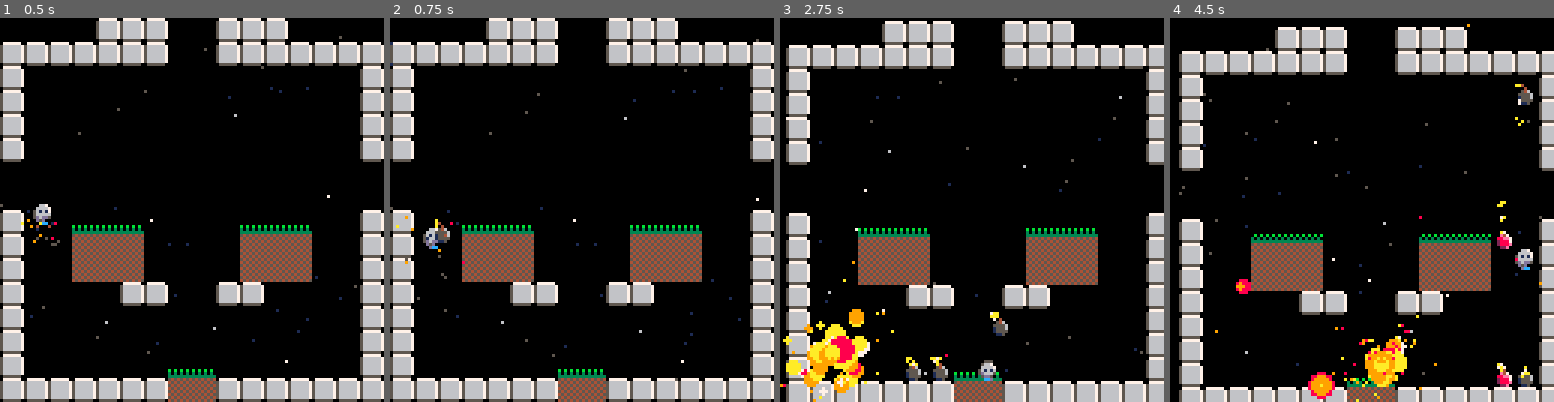
Above: before the commit, frames 1-4 (left to right).
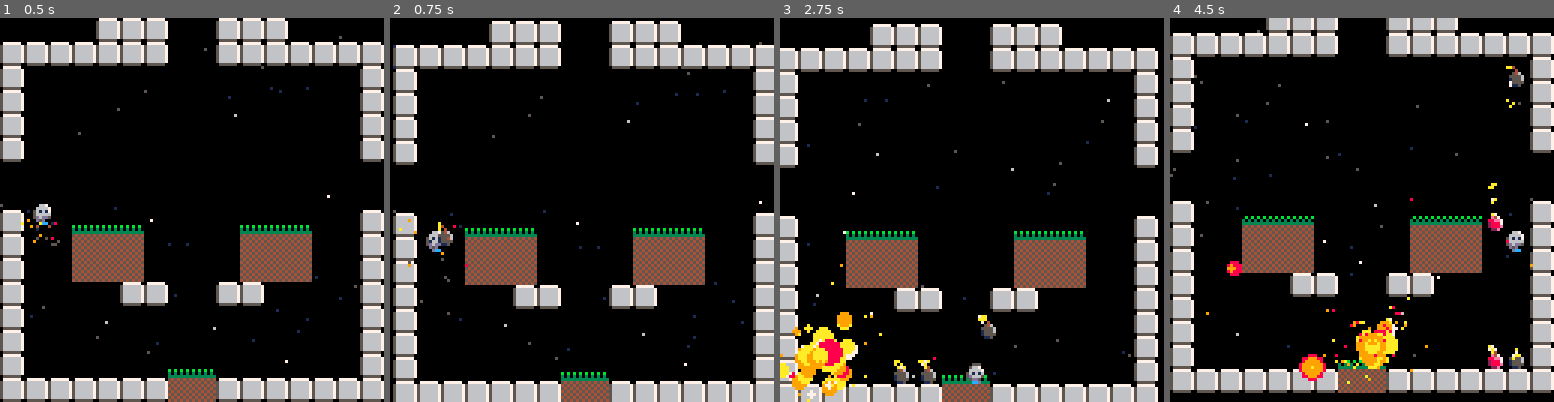
Above: after the commit, the same moments.

Repository: lkingsford/pico8-projects
Game: PICO-8 cartridge plat1.p8
The game is run twice, just before and just after one commit, with the same random seed, the same clock (stepped at 60 frames per second) and the same inputs.
Inputs:
- Up to frame 1 (0.5 s): tap X (X key) at 0.33 s
- Up to frame 2 (0.75 s): tap O (Z key) at 0.7 s
- Up to frame 3 (2.75 s): tap X (X key) at 1.07, 1.85 s; hold Right 1.6-2.1 s; tap O (Z key) at 1.7, 2.1, 2.5 s; hold Up 2.15-2.42 s; hold Right from 2.47 s (still down)
- Up to frame 4 (4.5 s): tap O (Z key) every 0.4 s from 2.9 to 4.1 s; tap X (X key) at 2.97, 4.08 s; release Right at 3.03 s; hold Left 3.08-3.58 s; hold Down 3.63-3.97 s; hold Right from 4.02 s (still down)

Frame 1 is identical in both runs. In frame 2, 17% of the frame differs, in the area x 0-100%, y 0-100%; in frame 3, 30%; in frame 4, 39%.

Commit message:
More screen shake

Diff:
--- a/plat1.p8
+++ b/plat1.p8
@@ -113,15 +113,23 @@
 	end
 end
 
-function add_screen_shake(amount)
-	shake_amount += amount
+function add_screen_shake(amount, diff)
+	local s = {}
+	s.amount = amount
+	s.diff = diff
+	add(shakes, s)
 end
 
 function update_shake()
-	local new_shake = {rnd(shake_amount*2) - shake_amount, rnd(shake_amount*2) - shake_amount}
-	camera(new_shake[1], new_shake[2])
-	shake_amount -= shake_diff
-	shake_amount = max(shake_amount, 0)
+	local x_offset = 0
+	local y_offset = 0
+	for shake in all(shakes) do
+		theta = rnd()
+		x_offset += shake.amount * sin(theta)
+		y_offset += shake.amount * cos(theta)
+		shake.amount = max(shake.amount - shake.diff, 0)
+	end
+	camera(x_offset, y_offset)
 end
 
 function _update()
@@ -223,6 +231,7 @@
 	else
 		b.dx = actor.dx + sgn(actor.dx) * 3
 		b.dy = actor.dy - 4
+		add_screen_shake(0.5,1)
 	end
 	b.wick = {{2,1},{3,1},{4,2},{4,3}}
 	b.t = 60
@@ -247,6 +256,9 @@
 end
 
 function explode(b)
+
+
+	-- These are for the boom boom effects
 	local high = 12
 	local low = 0
 	for i = high, low, -0.25 do
@@ -281,7 +293,7 @@
 		p.gravity = true
 		add(fore_parts, p)
 	end
-	add_screen_shake(3)
+	add_screen_shake(4, 1)
 end
 
 function draw_explode_part(p)
@@ -398,8 +410,7 @@
 	p0.player = 0
 	p0.jumps = 0
 	actors={p0}
-	shake_amount = 0
-	shake_diff = 1
+	shakes = {}
 end
 __gfx__
 00000000000000000000000000000000000000000000000000000000000000000777777054545454000000000000000000000000000000000000000000000000
